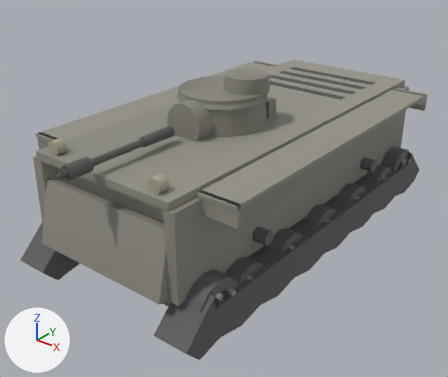
What one commit did to the glTF model client/assets/models/b1bis.glb.
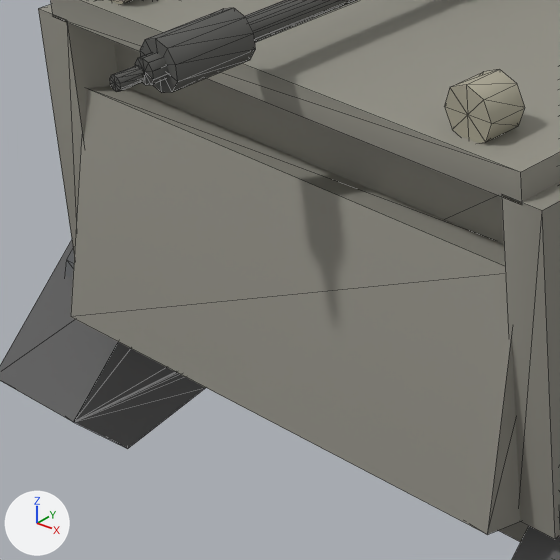
The first picture shows the older version from a 50 mm lens placed at (5.74, -7.83, 5.45), pointed at (-0.03, -0.62, 0.98). The close-ups show the older and then the newer version on the part from 5% to 40% of the width and 41% to 83% of the height of that picture. Only the edits that show in the close-ups are written down. Every picture has the same lights, and +X, +Y and +Z are marked at lower left. The close-ups show mesh edges as thin lines. Where no turn or scale is listed for an object, it has been applied to the vertices. Vertices at exactly the same position are counted once.

The older version as bpy lines, for what is in view:
```python
me_mesh_16 = bpy.data.meshes.new('Mesh_16')
me_mesh_16.from_pydata(...)  # a box spanning x -1.17..1.17, y -3.05..-2.85, z 0.47..2.07
me_mesh_16.materials.append(mat_glacis_mat)
me_mesh_19 = bpy.data.meshes.new('Mesh_19')
me_mesh_19.from_pydata(...)  # a box spanning x -1.25..1.25, y -3.25..3.25, z 2.06..2.18; a box spanning x -0.9..0.9, y 1.42..1.58, z 2.13..2.18; a box spanning x -0.9..0.9, y 1.8..1.96, z 2.13..2.18; a box spanning x -0.9..0.9, y 2.18..2.34, z 2.13..2.18; a box spanning x -0.9..0.9, y 2.56..2.72, z 2.13..2.18
me_mesh_19.materials.append(mat_hulltop_mat)
me_mesh_25 = bpy.data.meshes.new('Mesh_25')
me_mesh_25.from_pydata(...)  # 96 vertices, 160 faces; spans x -0.1..0.1, y -1.97..0.04, z -0.1..0.1
me_mesh_25.materials.append(mat_barrel_mat)
ob_barrel = bpy.data.objects.new('barrel', me_mesh_25)
ob_barrel.location = (0.0, -1.9, 2.36)
ob_glacis = bpy.data.objects.new('glacis', me_mesh_16)
ob_glacis.location = (0.0, 0.0, 0.0)
ob_hulltop = bpy.data.objects.new('hullTop', me_mesh_19)
ob_hulltop.location = (0.0, 0.0, 0.0)
# also in view: 'hullSide' at (0.0, 0.0, 1.58); 'tracks' at (0.0, 0.0, 0.63); 'lowerPlate' at (0.0, -3.22, 1.26)
```
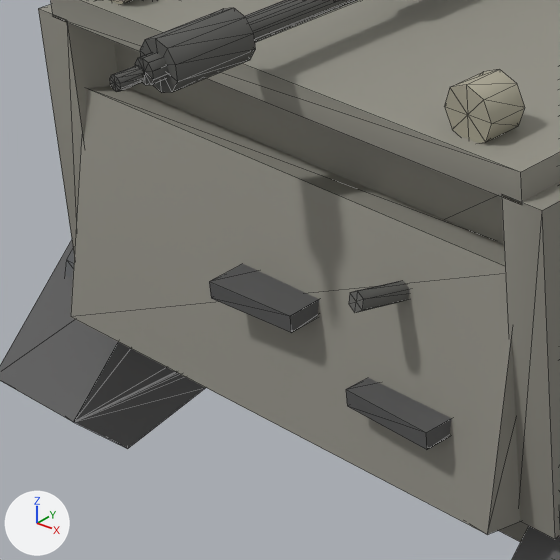
Patch to the scene script:
```diff
--- a/client/assets/models/b1bis.glb.py
+++ b/client/assets/models/b1bis.glb.py
@@ me_mesh_16 @@
 # used by ob_glacis; location = (0.0, 0.0, 0.0)
-me_mesh_16.from_pydata(...)  # 8 vertices, 12 faces; spans x -1.17..1.17, y -3.05..-2.85, z 0.47..2.07
+me_mesh_16.from_pydata(...)  # 80 vertices, 132 faces; spans x -1.17..1.17, y -3.48..-2.3, z 0.47..2.23
+# me_mesh_16 part 1: a new loose piece of 14 vertices spanning x 0.62..0.68, y -3.48..-3.02, z 1.43..1.61, in mat_glacis_mat
+# me_mesh_16 part 2: 16 vertices added at x -0.21..0.98, y -3.46..-2.64, z 1.09..1.36
+# other edits to the shape of me_mesh_16 do not show in these pictures
 me_mesh_16.materials.append(mat_glacis_mat)
```

Boxes (x1, y1, x2, y2) around the edits, measured in the close-ups (560 x 560 px):
part 1 of me_mesh_16, added: after (349, 280, 409, 312)
part 2 of me_mesh_16, added: after (209, 264, 452, 450)
